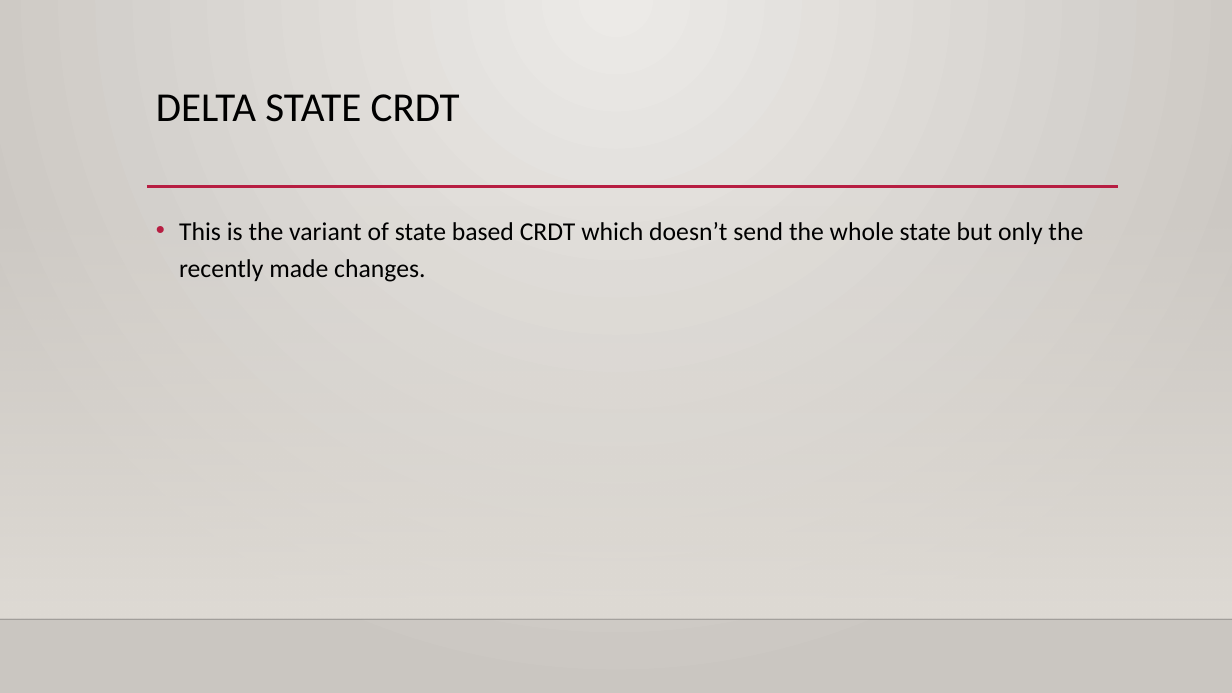
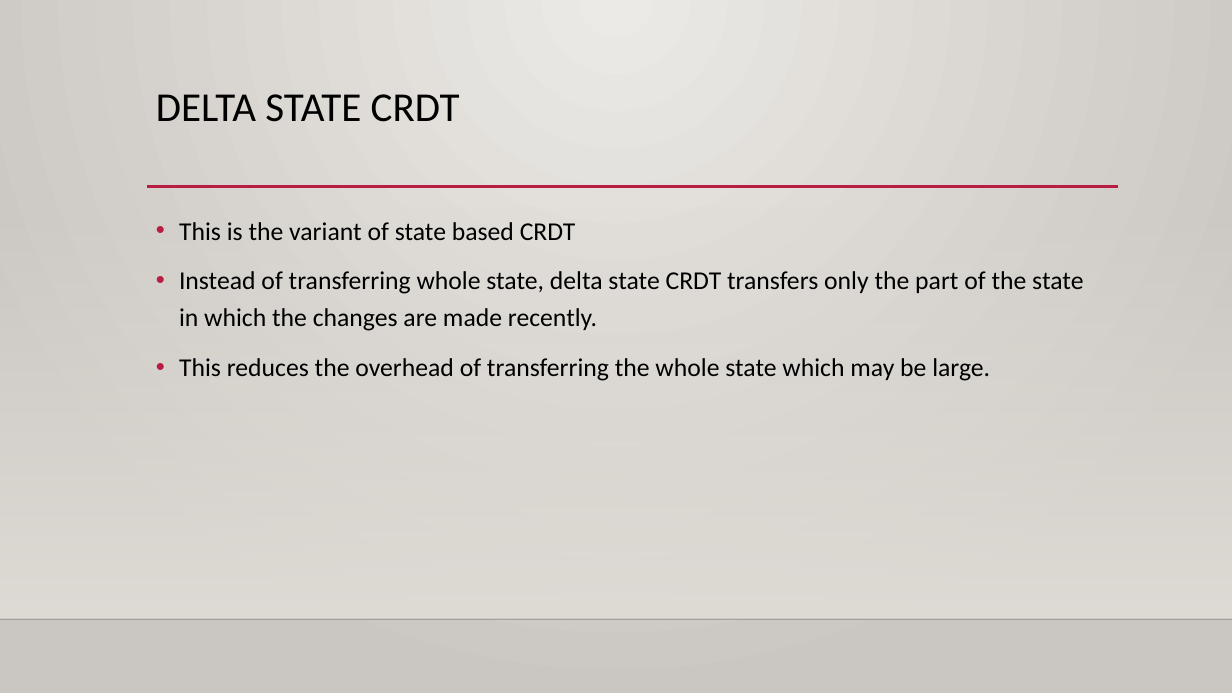
Before and after one commit to azhagumathi/task, a slide deck: slide 6 of crdt.pptx. Drawn at 1232x693 pixels with LibreOffice and Linux fonts; fonts in the diff are those of the drawing; background and template pictures are left out. Boxes give left, top, right and bottom in pixels: in the first picture for what was removed or moved away, otherwise in the second. Text is boxed around its words. In the diff, an @@ line names an element or a change of style, - is before the commit and + after.

```diff
--- a/crdt.pptx
+++ b/crdt.pptx
@@ text at [179,222,1083,381]: text changed @@
-• This is the variant of state based CRDT which doesn’t send the whole state but only the recently made changes.
+• This is the variant of state based CRDT
+• Instead of transferring whole state, delta state CRDT transfers only the part of the state in which the changes are made recently.
+• This reduces the overhead of transferring the whole state which may be large.
```
Also in this commit, not shown: 7 other slides changed, 9 slides added, 3 slides removed.
